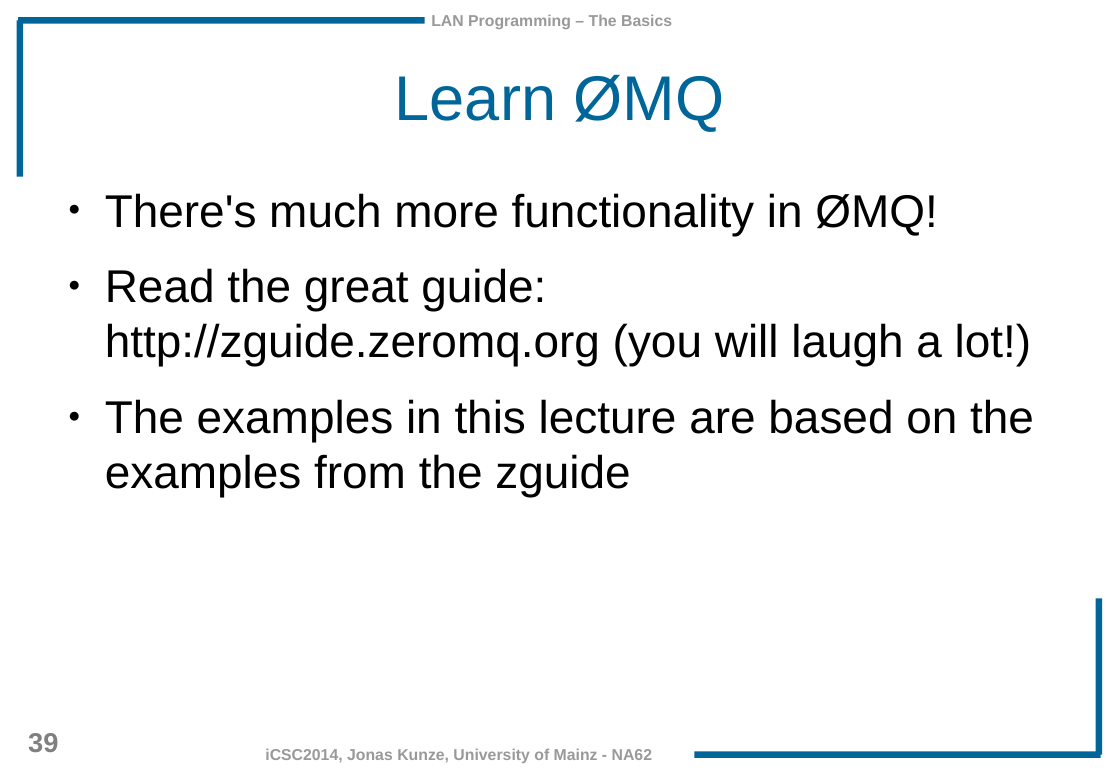
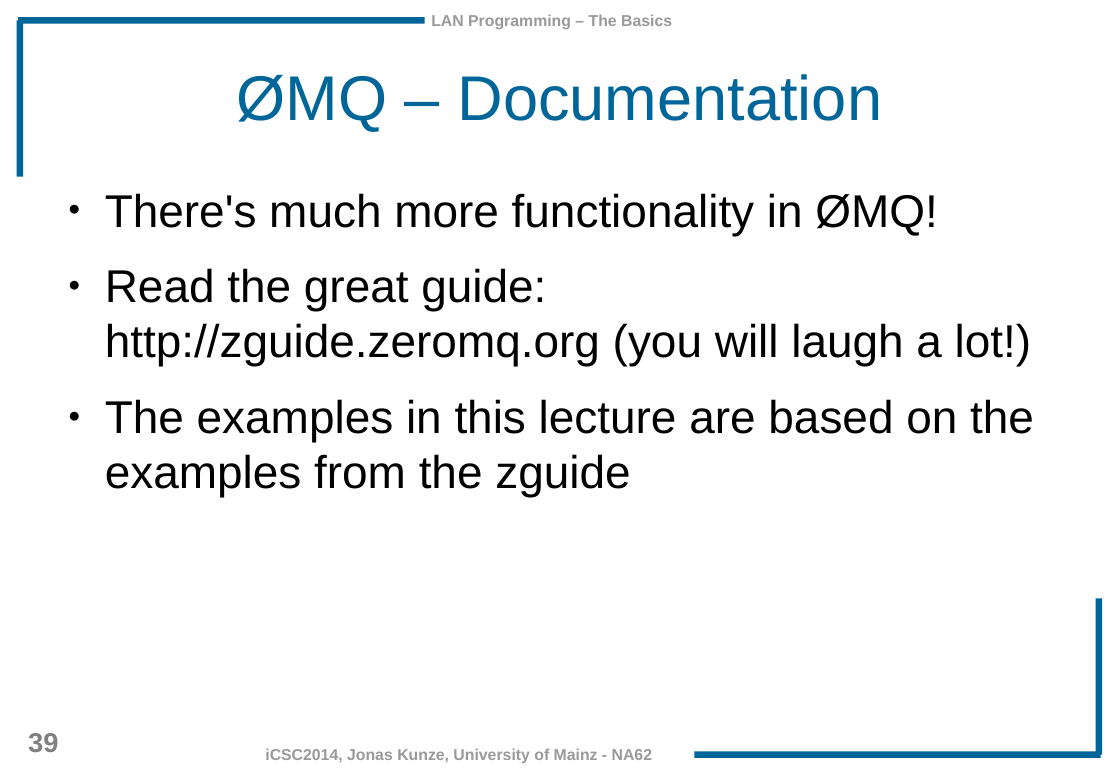
Before and after one commit to JonasKunze/icsc2014, a slide deck: slide 39 of iCSC-2014-Network-Libraries.odp. Drawn at 1120x775 pixels with LibreOffice and Linux fonts; fonts in the diff are those of the drawing; background and template pictures are left out. Boxes give left, top, right and bottom in pixels: in the first picture for what was removed or moved away, otherwise in the second. Text is boxed around its words. In the diff, an @@ line names an element or a change of style, - is before the commit and + after.

```diff
--- a/iCSC-2014-Network-Libraries.odp
+++ b/iCSC-2014-Network-Libraries.odp
@@ title at (237, 74, 883, 132): text changed @@
-Learn ØMQ
+ØMQ – Documentation
```
Also in this commit, not shown: 1 other slide changed, 7 slides added.
